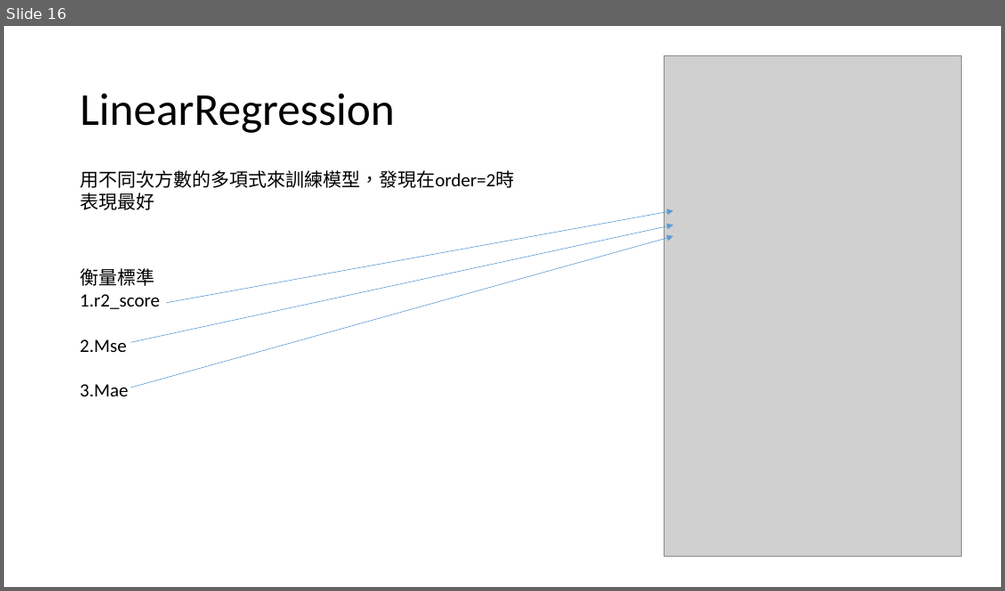
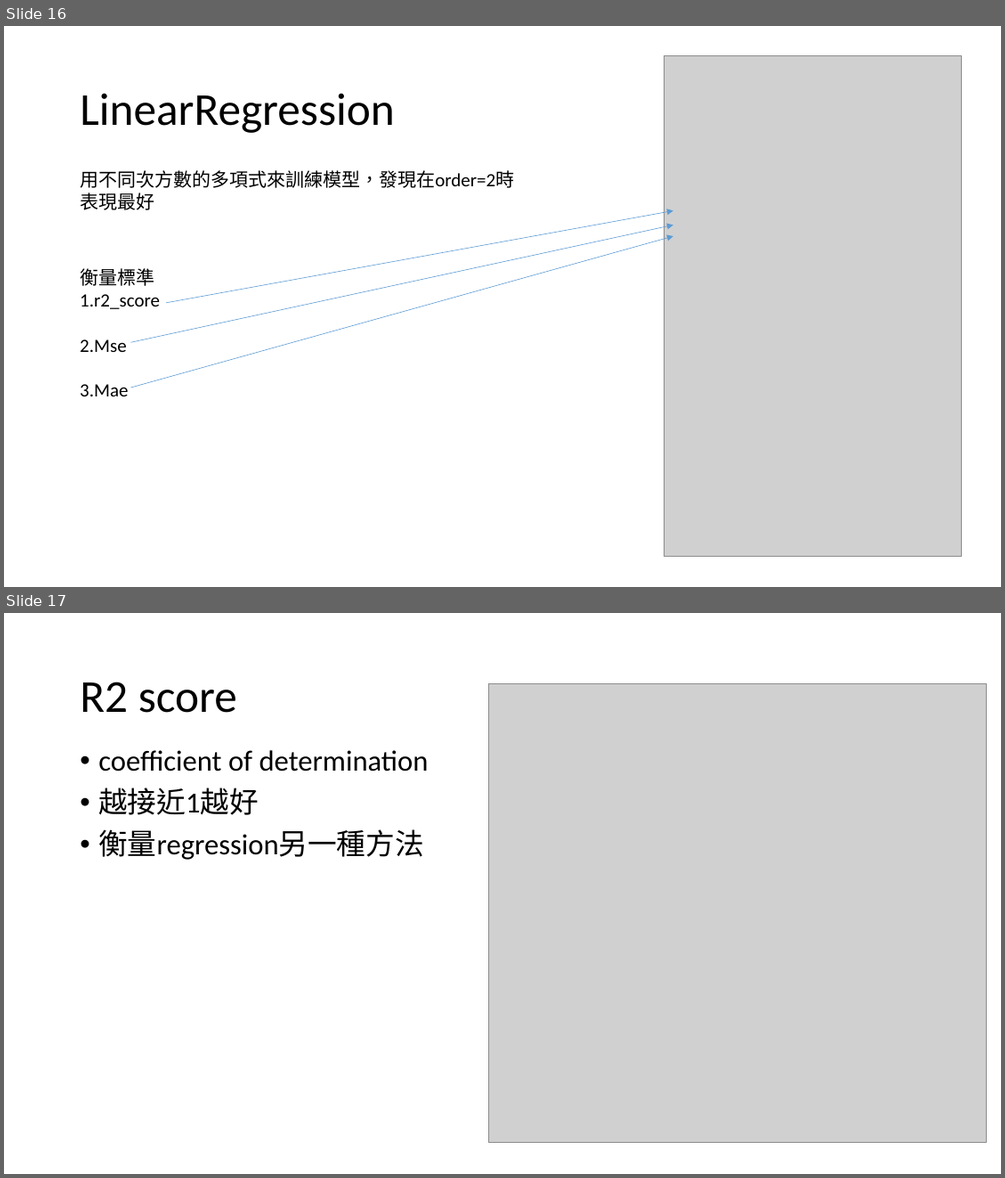
Before and after one commit to joejoe2/fda_covid19, a slide deck: proposal.pptx. Shown one above the other, each under a label of ours: slide 16 before the commit, slides 16 and 17 after it. The pictures are 1005x591 and 1005x1178 pixels, drawn with LibreOffice and Linux fonts; fonts in the diff are those of the drawing; grey boxes stand for pictures. Boxes give left, top, right and bottom in pixels: in the first picture for what was removed or moved away, otherwise in the second. Text is boxed around its words. In the diff, an @@ line names an element or a change of style, - is before the commit and + after.

```diff
--- a/proposal.pptx
+++ b/proposal.pptx
@@ slide 17 added at (4,613,1001,1174), background #FFFFFF @@
@@ title added at (80,682,237,713), 44 pt, text #000000 @@
+R2 score
@@ picture added at (488,684,986,1143) @@
@@ text added at (98,750,429,860), 28 pt, text #000000 @@
+• coefficient of determination
+• 越接近1越好
+• 衡量regression另一種方法
```
Also in this commit, not shown: 2 slides changed, 4 other slides added, 5 slides removed, 2 other files.
